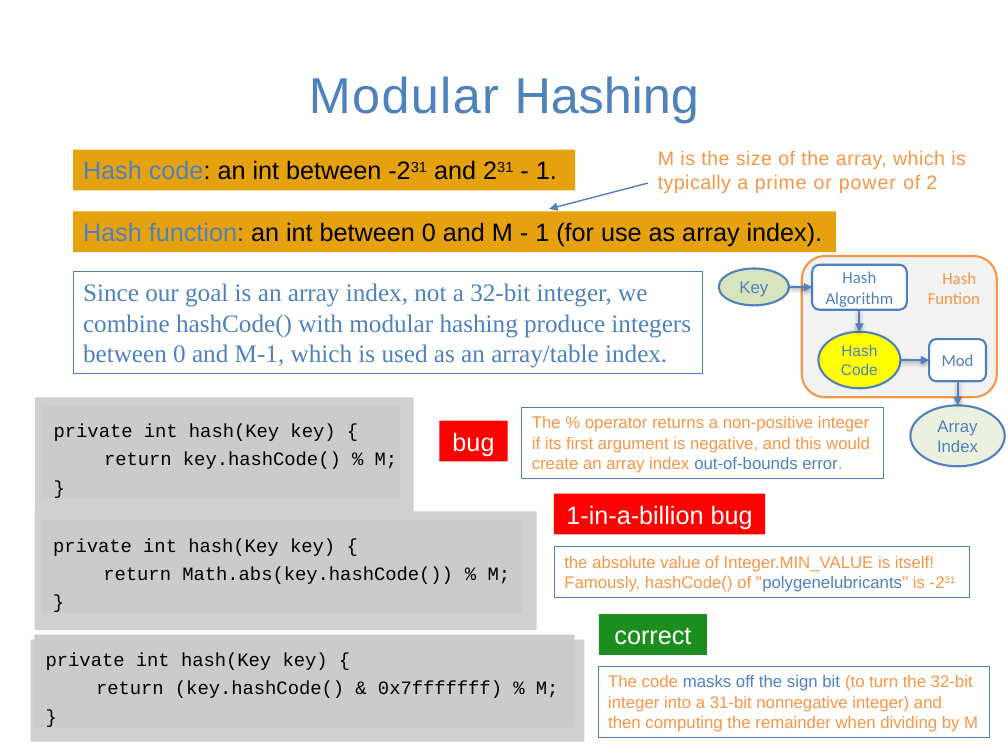
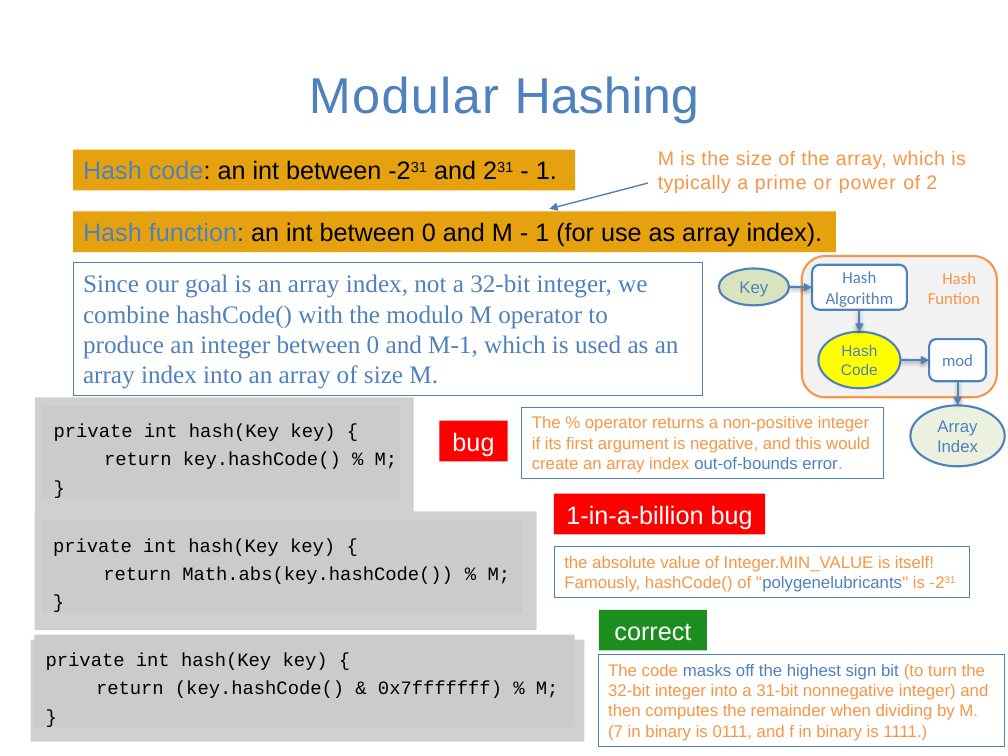
Before and after one commit to guhofstra/CSC111Fa25, a slide deck: slide 13 of PPTs/Lecture 7-hash table.pptx. Drawn at 1008x756 pixels with LibreOffice and Linux fonts; fonts in the diff are those of the drawing; grey boxes stand for pictures. Boxes give left, top, right and bottom in pixels: in the first picture for what was removed or moved away, otherwise in the second. Text is boxed around its words. In the diff, an @@ line names an element or a change of style, - is before the commit and + after.

```diff
--- a/PPTs/Lecture 7-hash table.pptx
+++ b/PPTs/Lecture 7-hash table.pptx
@@ rectangle "Since our goal is an ...": place and size @@
-rectangle "Since our goal is an ..." at [74, 272, 704, 374]
+rectangle "Since our goal is an ..." at [74, 263, 704, 395]
@@ text in rectangle at [83, 274, 679, 389]: text changed @@
-Since our goal is an array index, not a 32-bit integer, we combine hashCode() with modular hashing produce integers between 0 and M-1, which is used as an array/table index.
+Since our goal is an array index, not a 32-bit integer, we combine hashCode() with the modulo M operator to produce an integer between 0 and M-1, which is used as an array index into an array of size M.
@@ text in rounded rectangle at [942, 354, 973, 366]: text changed @@
-Mod
+mod
@@ rectangle "correct": place and size @@
-rectangle "correct" at [599, 614, 707, 654]
+rectangle "correct" at [599, 610, 707, 650]
@@ rectangle "The code masks off the ...": place and size @@
-rectangle "The code masks off the ..." at [599, 666, 990, 738]
+rectangle "The code masks off the ..." at [599, 655, 1005, 747]
@@ text in rectangle at [608, 664, 988, 741]: text changed @@
-The code masks off the sign bit (to turn the 32-bit integer into a 31-bit nonnegative integer) and then computing the remainder when dividing by M
+The code masks off the highest sign bit (to turn the 32-bit integer into a 31-bit nonnegative integer) and then computes the remainder when dividing by M. (7 in binary is 0111, and f in binary is 1111.)
```
Also in this commit, not shown: 11 other slides changed, 9 other files.
